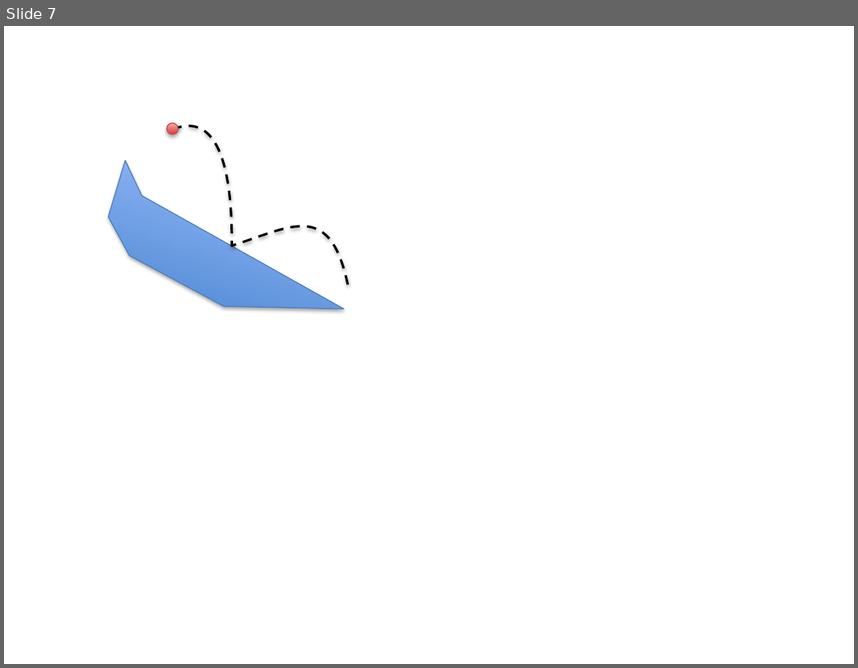
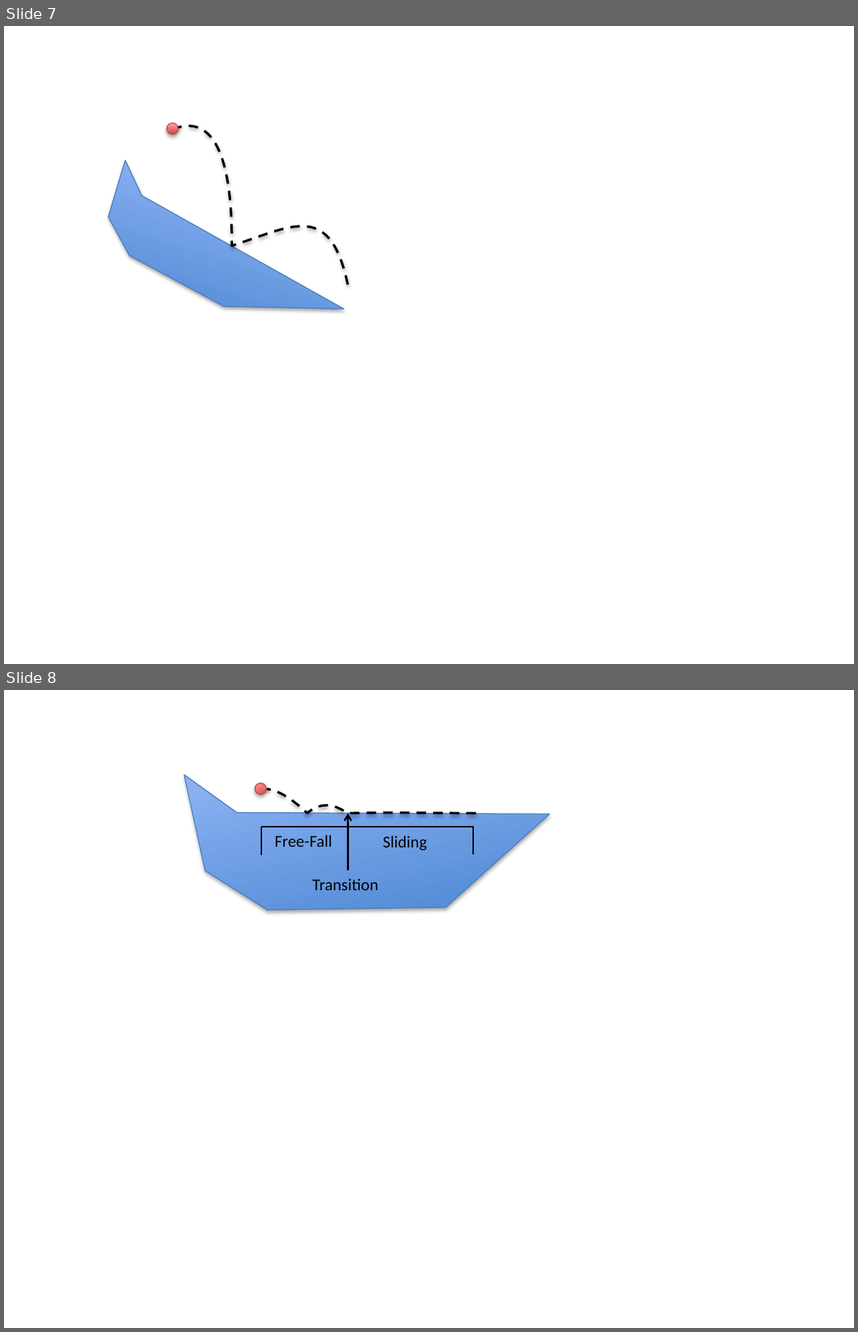
Before and after one commit to pcottle/MastersThesis, a slide deck: figures/figures.pptx. Shown one above the other, each under a label of ours: slide 7 before the commit, slides 7 and 8 after it. The pictures are 858x668 and 858x1332 pixels, drawn with LibreOffice and Linux fonts; fonts in the diff are those of the drawing. Boxes give left, top, right and bottom in pixels: in the first picture for what was removed or moved away, otherwise in the second. Text is boxed around its words. In the diff, an @@ line names an element or a change of style, - is before the commit and + after.

```diff
--- a/figures/figures.pptx
+++ b/figures/figures.pptx
@@ slide 8 added at [4,690,854,1328], background #FFFFFF @@
@@ freeform shape added at [184,704,564,954], fill gradient #3F80CE to #A4C4FF, outline #4B7EBC 0.75 pt @@
@@ freeform shape added at [261,704,479,898], outline #000000 2 pt dashed @@
@@ ellipse added at [253,780,268,796], fill gradient #D1403C to #FFA6A5, outline #BF4C48 0.75 pt @@
@@ arrow added from (348, 870) to (348, 814), #000000 1.5 pt @@
@@ line added from (261, 827) to (261, 855), #000000 1 pt @@
@@ line added from (261, 827) to (473, 827), #000000 1 pt @@
@@ line added from (473, 826) to (473, 854), #000000 1 pt @@
@@ text added at [274,835,332,847], 14 pt, text #000000 @@
+Free-Fall
@@ text added at [383,836,427,850], 14 pt, text #000000 @@
+Sliding
@@ text added at [312,878,379,890], 14 pt, text #000000 @@
+Transition
```
Also in this commit, not shown: 1 other file.
